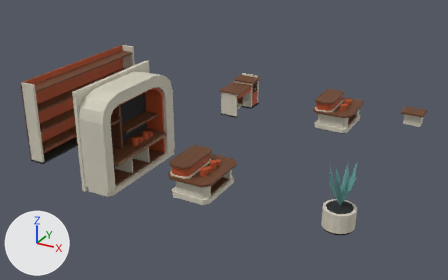
An edit to the glTF model external_packages/shopping_promenade_20261009/exports/SHOP_D09_P100_A106__fitout.glb, drawn before and after from the same camera.
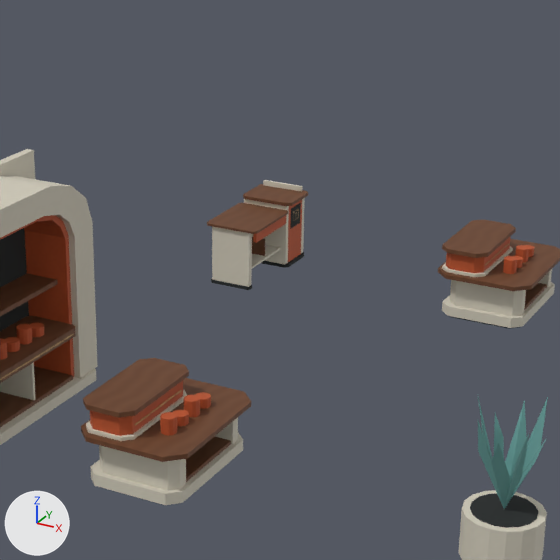
There are two pictures of each version: one whole from a camera (50 mm lens) standing at (8.58, -16.95, 8.52) and looking at (-0.37, -0.67, 0.38), one close up on the part from 30% to 81% of the width and 0% to 81% of the height. The lights are fixed; the arrows at lower left show +X, +Y and +Z. The last two pictures show the newer version. Vertices at exactly the same position are counted once.

In view in the first close-up: 'SHOP_D09_P100_A106__fitout__dark_rubber', 'SHOP_D09_P100_A106__fitout__ivory_enamel', 'SHOP_D09_P100_A106__fitout__quiet_teal', 'SHOP_D09_P100_A106__fitout__retail_terracotta_enamel', 'SHOP_D09_P100_A106__fitout__warm_walnut' and 1 more.
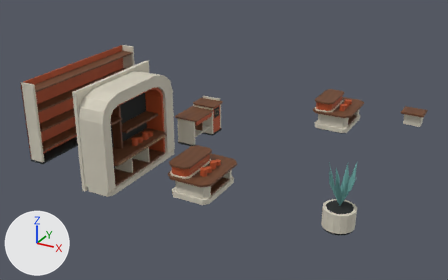
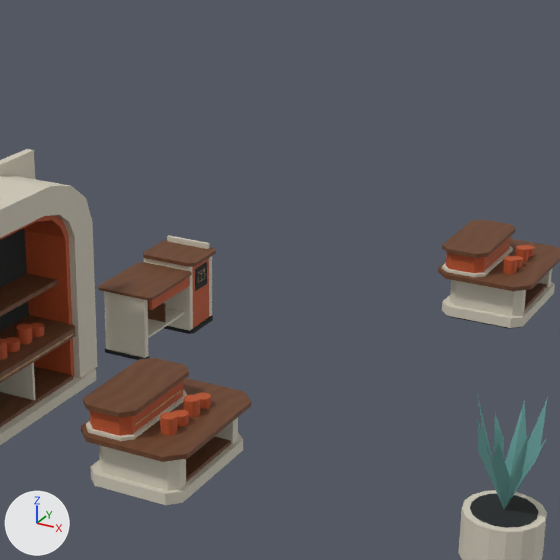
What differs and where, as boxes [x1, y1, x2, y2] in the close-ups (560 x 560 px; the box of a moved part takes in the faces that stretch with it):
'SHOP_D09_P100_A106__fitout__warm_walnut', reshaped
    before: [0, 184, 560, 482]
    after: [0, 220, 560, 482]
'SHOP_D09_P100_A106__fitout__retail_terracotta_enamel', reshaped
    before: [0, 200, 534, 436]
    after: [0, 215, 534, 436]
'SHOP_D09_P100_A106__fitout__dark_rubber', reshaped
    before: [0, 203, 539, 528]
    after: [0, 228, 539, 528]
part 1 of me_shop_d09_p100_a106__fitout__dark_rubber, moved or reshaped
    before: [211, 279, 252, 290]
    after: [105, 348, 149, 360]
part 2 of me_shop_d09_p100_a106__fitout__dark_rubber, moved or reshaped
    before: [261, 252, 304, 268]
    after: [164, 316, 213, 334]
part 3 of me_shop_d09_p100_a106__fitout__dark_rubber, moved or reshaped
    before: [290, 203, 301, 229]
    after: [195, 262, 207, 291]
part 4 of me_shop_d09_p100_a106__fitout__ivory_enamel, moved or reshaped
    before: [212, 227, 252, 287]
    after: [104, 291, 149, 358]
part 5 of me_shop_d09_p100_a106__fitout__ivory_enamel, moved or reshaped
    before: [252, 245, 281, 268]
    after: [148, 308, 184, 338]
part 6 of me_shop_d09_p100_a106__fitout__ivory_enamel, moved or reshaped
    before: [263, 180, 303, 191]
    after: [167, 236, 210, 249]
part 7 of me_shop_d09_p100_a106__fitout__ivory_enamel, moved or reshaped (mostly hidden)
    before: [301, 198, 305, 253]
    after: [209, 256, 212, 317]
part 8 of me_shop_d09_p100_a106__fitout__ivory_enamel, moved or reshaped
    before: [244, 199, 289, 264]
    after: [144, 258, 193, 331]
part 9 of me_shop_d09_p100_a106__fitout__retail_terracotta_enamel, moved or reshaped
    before: [253, 216, 286, 243]
    after: [149, 277, 190, 310]
part 10 of me_shop_d09_p100_a106__fitout__retail_terracotta_enamel, moved or reshaped
    before: [288, 200, 302, 262]
    after: [192, 258, 209, 328]
part 11 of me_shop_d09_p100_a106__fitout__warm_walnut, moved or reshaped
    before: [252, 237, 265, 256]
    after: [147, 300, 166, 322]
part 12 of me_shop_d09_p100_a106__fitout__warm_walnut, moved or reshaped
    before: [243, 184, 308, 206]
    after: [143, 240, 216, 267]
part 13 of me_shop_d09_p100_a106__fitout__warm_walnut, moved or reshaped
    before: [207, 203, 288, 234]
    after: [98, 262, 192, 300]

What the commit changed:
me_shop_d09_p100_a106__fitout__dark_rubber has 260 vertices, 448 faces and spans x -5.35..4.9, y -5.0..4.21, z 0.0..2.49.
me_shop_d09_p100_a106__fitout__dark_rubber is used by ob_shop_d09_p100_a106__fitout__dark_rubber; location (0.0, 0.0, 0.0).
me_shop_d09_p100_a106__fitout__dark_rubber part 1: the loose piece of 16 vertices spanning x -2.05..-1.38, y 2.12..2.24, z 0.0..0.05 is moved by (0.0, -3.0, 0.0).
me_shop_d09_p100_a106__fitout__dark_rubber part 2: the loose piece of 16 vertices spanning x -2.1..-1.29, y 3.23..3.89, z 0.0..0.05 is moved by (0.0, -3.0, 0.0).
me_shop_d09_p100_a106__fitout__dark_rubber part 3: the loose piece of 8 vertices spanning x -1.33..-1.32, y 3.39..3.72, z 0.6..0.93 is moved by (0.0, -3.0, 0.0).
me_shop_d09_p100_a106__fitout__ivory_enamel has 372 vertices, 674 faces and spans x -5.35..4.93, y -5.05..4.9, z 0.0..3.0.
me_shop_d09_p100_a106__fitout__ivory_enamel is used by ob_shop_d09_p100_a106__fitout__ivory_enamel; location (0.0, 0.0, 0.0).
me_shop_d09_p100_a106__fitout__ivory_enamel part 4: the loose piece of 8 vertices spanning x -2.03..-1.4, y 2.14..2.22, z 0.05..0.92 is moved by (0.0, -3.0, 0.0).
me_shop_d09_p100_a106__fitout__ivory_enamel part 5: the loose piece of 8 vertices spanning x -2.03..-1.41, y 2.22..3.23, z 0.29..0.32 is moved by (0.0, -3.0, 0.0).
me_shop_d09_p100_a106__fitout__ivory_enamel part 6: the loose piece of 8 vertices spanning x -2.04..-1.37, y 3.83..3.88, z 1.08..1.15 is moved by (0.0, -3.0, 0.0).
me_shop_d09_p100_a106__fitout__ivory_enamel part 7: the loose piece of 8 vertices spanning x -2.07..-1.33, y 3.79..3.88, z 0.05..1.02 is moved by (0.0, -3.0, 0.0).
me_shop_d09_p100_a106__fitout__ivory_enamel part 8: the loose piece of 8 vertices spanning x -2.07..-1.33, y 3.23..3.32, z 0.05..1.02 is moved by (0.0, -3.0, 0.0).
me_shop_d09_p100_a106__fitout__retail_terracotta_enamel has 550 vertices, 1012 faces and spans x -5.35..2.44, y -4.73..3.93, z 0.05..2.6.
me_shop_d09_p100_a106__fitout__retail_terracotta_enamel is used by ob_shop_d09_p100_a106__fitout__retail_terracotta_enamel; location (0.0, 0.0, 0.0).
me_shop_d09_p100_a106__fitout__retail_terracotta_enamel part 9: the loose piece of 8 vertices spanning x -1.38..-1.33, y 2.22..3.23, z 0.74..0.92 is moved by (0.0, -3.0, 0.0).
me_shop_d09_p100_a106__fitout__retail_terracotta_enamel part 10: the loose piece of 8 vertices spanning x -1.47..-1.33, y 3.32..3.79, z 0.05..1.02 is moved by (0.0, -3.0, 0.0).
me_shop_d09_p100_a106__fitout__warm_walnut has 288 vertices, 468 faces and spans x -5.31..4.9, y -4.66..5.0, z 0.15..2.49.
me_shop_d09_p100_a106__fitout__warm_walnut is used by ob_shop_d09_p100_a106__fitout__warm_walnut; location (0.0, 0.0, 0.0).
me_shop_d09_p100_a106__fitout__warm_walnut part 11: the loose piece of 8 vertices spanning x -1.98..-1.47, y 2.78..2.8, z 0.32..0.59 is moved by (0.0, -3.0, 0.0).
me_shop_d09_p100_a106__fitout__warm_walnut part 12: the loose piece of 16 vertices spanning x -2.1..-1.25, y 3.2..3.9, z 1.02..1.08 is moved by (0.0, -3.0, 0.0).
me_shop_d09_p100_a106__fitout__warm_walnut part 13: the loose piece of 16 vertices spanning x -2.13..-1.27, y 2.1..3.23, z 0.92..0.95 is moved by (0.0, -3.0, 0.0).
